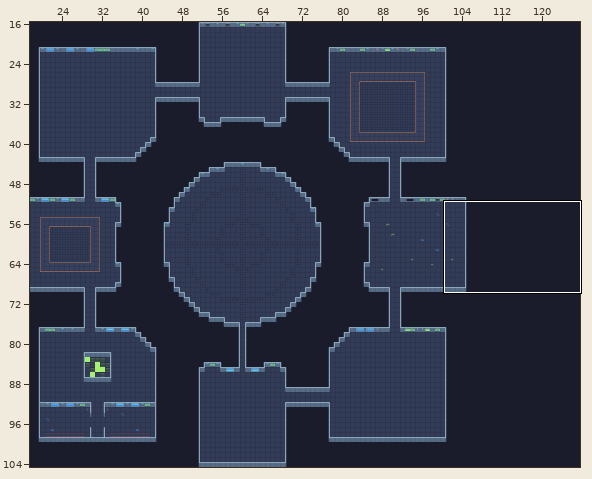
LDtk project, stored at Assets/LDtk/Feature_test.ldtk. The first picture is a wide view before the edit; the outline marks the close-up.
Close-up. Before:
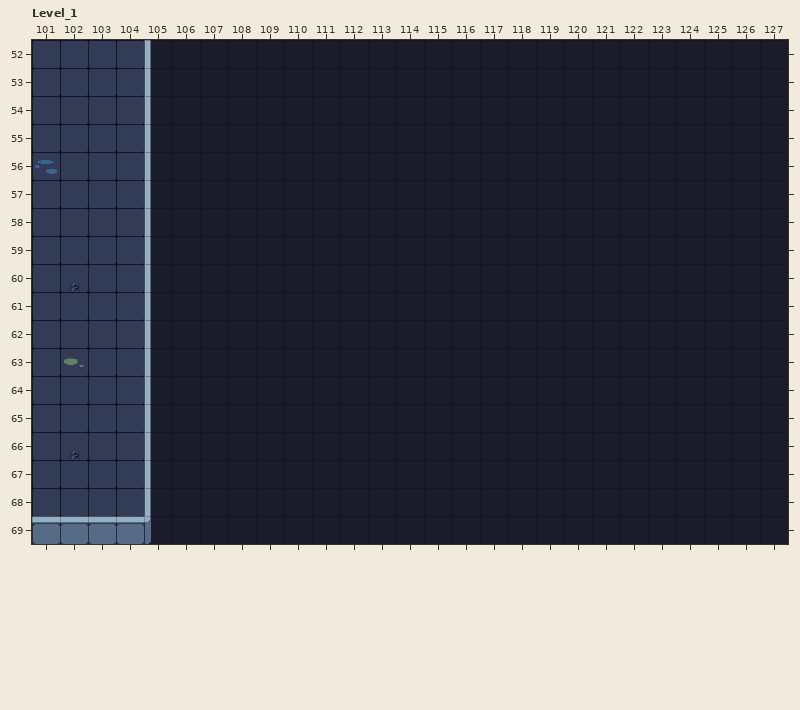
Cells are 32x32 px. Shown: Level_1 x 101..127, y 52..69. The old version is drawn lined up with the new one.
After:
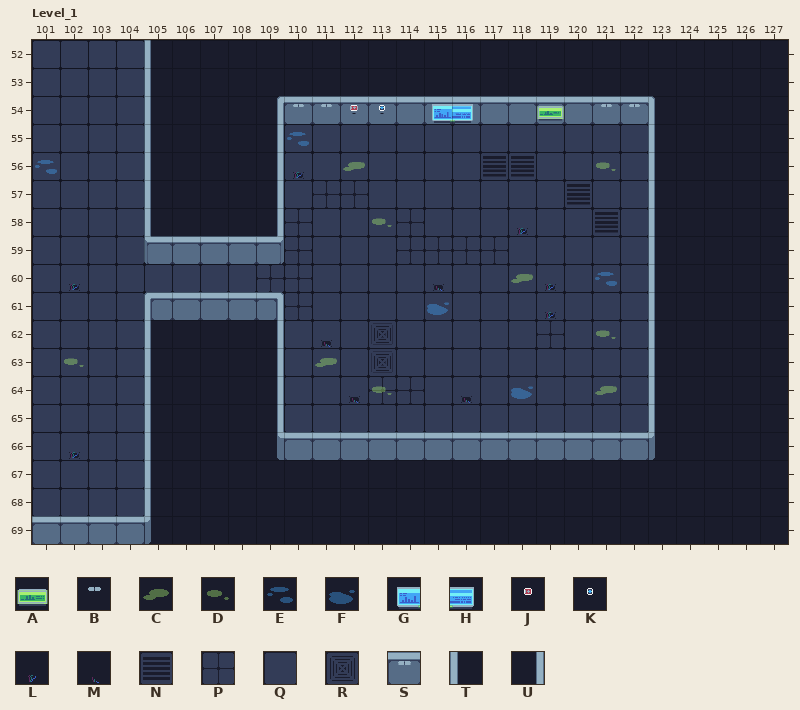
Key: from "Props_and_items_x1": A 8, B 14, C 24, D 25, E 27, F 28, G 98, H 101, J 150, K 152, L 203, M 204; from "Tileset_x1": N 69, P 70, Q 71, R 106; from "Wall": S 1 "Wall_Horizontal", T 2 "L_Wall_Vertical", U 3 "R_Wall_Vertical".
_ is an empty cell.
Diff:
map size 121x121 -> 129x121 cells
Layer "Floor":
y 55: x 110..122 _____________ -> QQQQQQQQQQQQQ
y 56: x 110..122 _____________ -> QQQQQQQNNQQQQ
y 57: x 110..122 _____________ -> QPPQQQQQQQNQQ
y 58: x 110..122 _____________ -> PQQQPQQQQQQNQ
y 59: x 110..122 _____________ -> PQQQPPPPQQQQQ
y 60: x 105..122 __________________ -> QQQQPPQQQQQQQQQQQQ
y 61: x 109..122 ______________ -> PPQQQQQQQQQQQQ
y 62: x 110..122 _____________ -> QQQRQQQQQPQQQ
y 63: x 110..122 _____________ -> QQQRQQQQQQQQQ
y 64: x 110..122 _____________ -> QQQPPQQQQQQQQ
y 65: x 110..122 _____________ -> QQQQQQQQQQQQQ
Layer "Wall":
y 54: x 109..123 _______________ -> USSSSSSSSSSSSST
y 55..58: x 109 _ -> U; x 123 _ -> T
y 59: x 105..109 T____ -> SSSSS; x 123 _ -> T
y 60: x 105 T -> _; x 123 _ -> T
y 61: x 105..109 T____ -> SSSSS; x 123 _ -> T
y 62..65: x 109 _ -> U; x 123 _ -> T
y 66: x 109..123 _______________ -> USSSSSSSSSSSSST
Layer "Props":
y 54: x 110..113 ____ -> BBJK; x 115..116 __ -> GH; x 119 _ -> A; x 121..122 __ -> BB
y 55: x 110 _ -> E
y 56: x 110 _ -> L; x 112 _ -> C; x 121 _ -> D
y 58: x 113 _ -> D; x 118 _ -> L
y 60: x 115 _ -> M; x 118..119 __ -> CL; x 121 _ -> E
y 61: x 115 _ -> F; x 119 _ -> L
y 62: x 111 _ -> M; x 121 _ -> D
y 63: x 111 _ -> C
y 64: x 112..113 __ -> MD; x 116 _ -> M; x 118 _ -> F; x 121 _ -> C
